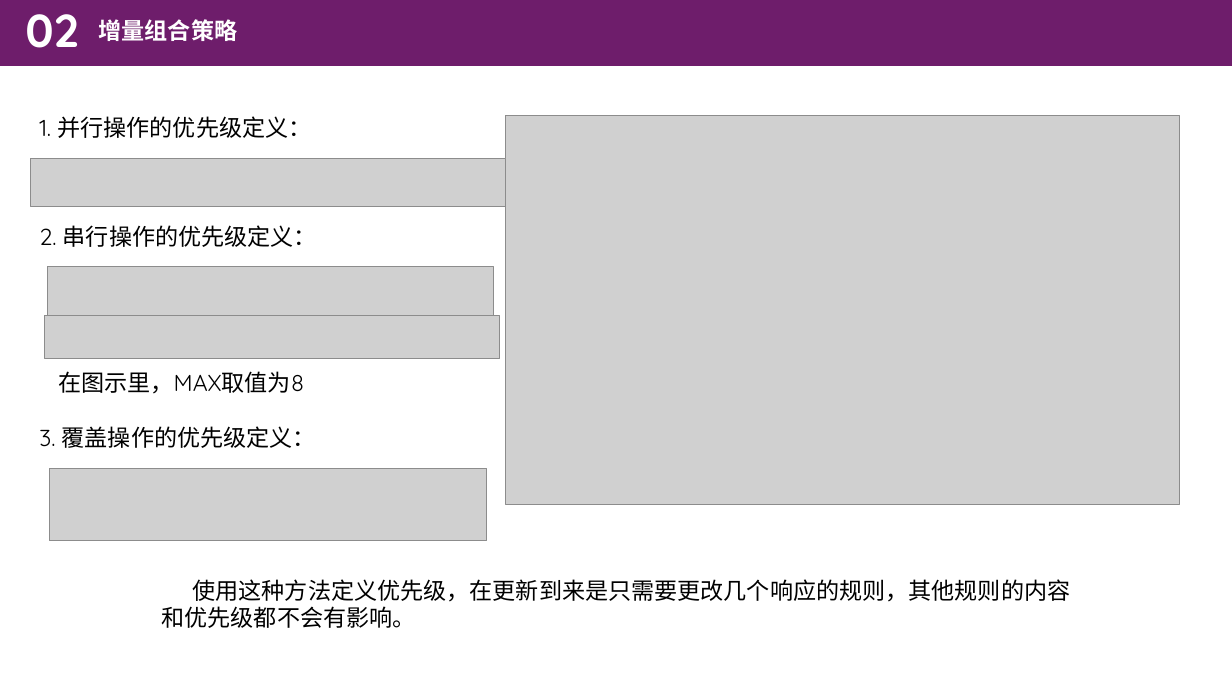
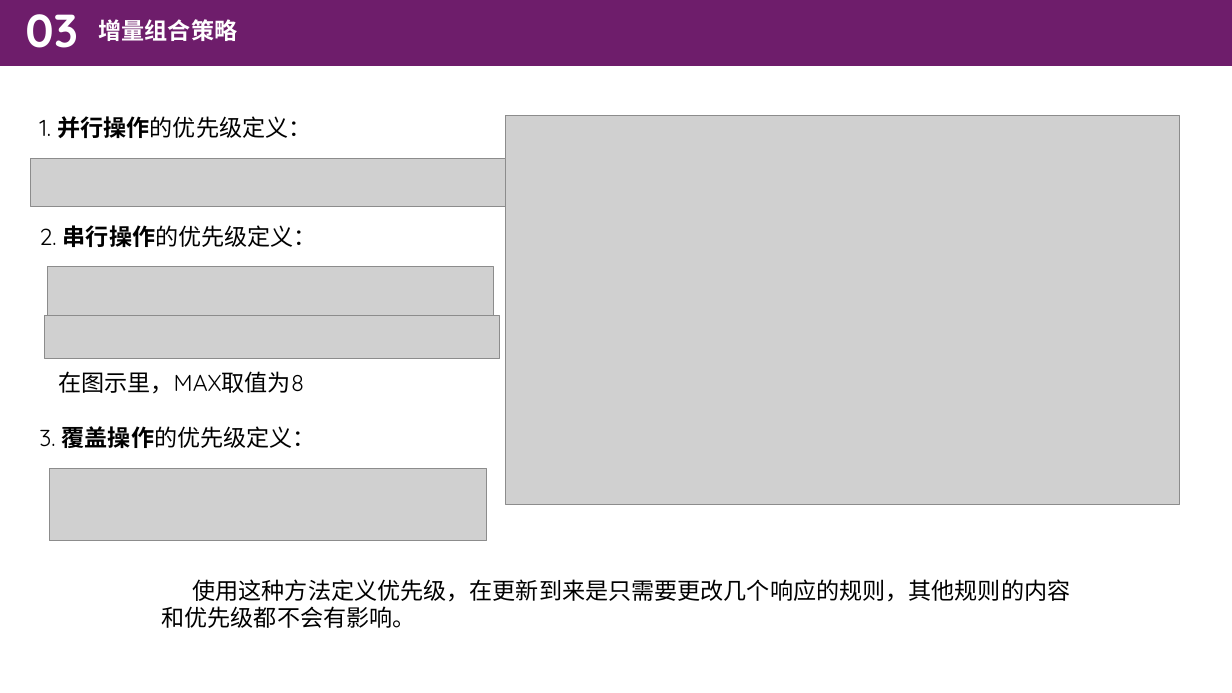
Before and after one commit to zhanghaooo/SDN-homework, a slide deck: slide 5 of homework12_22/崔浩/SDN1222-崔浩.pptx. Drawn at 1232x693 pixels with LibreOffice and Linux fonts; fonts in the diff are those of the drawing; grey boxes stand for pictures. Boxes give left, top, right and bottom in pixels: in the first picture for what was removed or moved away, otherwise in the second. Text is boxed around its words. In the diff, an @@ line names an element or a change of style, - is before the commit and + after.

Commit message:
Add 08 ppt

```diff
--- a/homework12_22/崔浩/SDN1222-崔浩.pptx
+++ b/homework12_22/崔浩/SDN1222-崔浩.pptx
@@ text at [25, 14, 77, 48]: text changed @@
-02
+03
@@ text "1. 并行操作的优先级定义：" at [39, 116, 311, 138]: bold on in "并行操作的优先级定义：" @@
@@ text "2. 串行操作的优先级定义：" at [39, 225, 317, 247]: bold on in "串行操作的优先级定义：" @@
@@ text "3. 覆盖操作的优先级定义：" at [39, 426, 316, 448]: bold on in "覆盖操作的优先级定义：" @@
```
Also in this commit, not shown: 8 other slides changed, 8 slides added, 1 other file.
